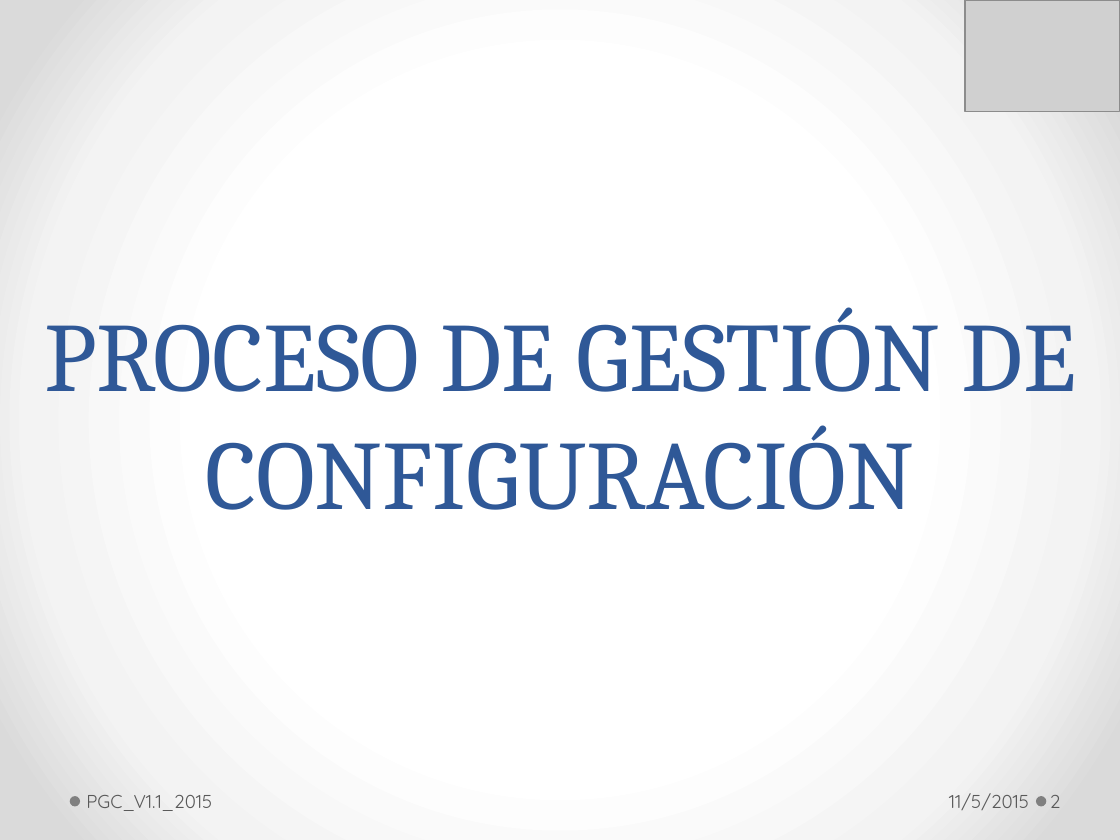
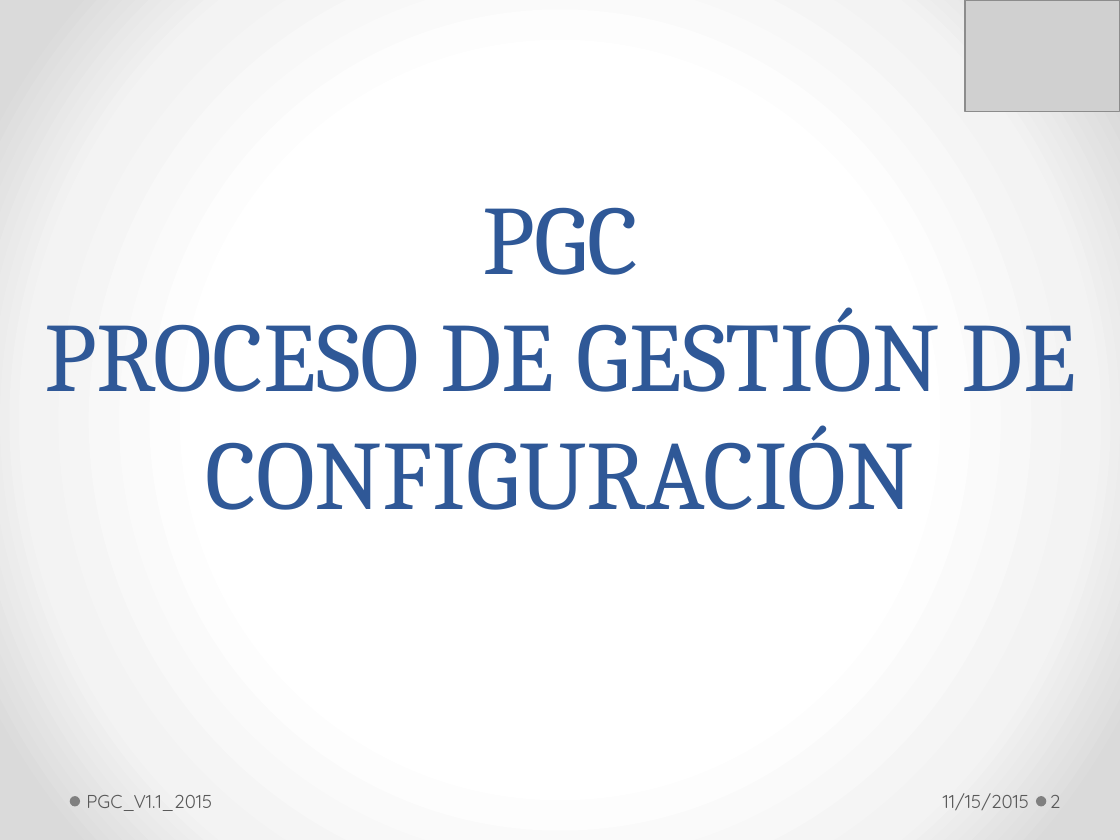
Before and after one commit to lowrider80/UTP-GPS-ALARM, a slide deck: slide 2 of Area_de_Proceso-CM/PGC/PGC_V1.1_2015.pptx. Drawn at 1120x840 pixels with LibreOffice and Linux fonts; fonts in the diff are those of the drawing; grey boxes stand for pictures. Boxes give left, top, right and bottom in pixels: in the first picture for what was removed or moved away, otherwise in the second. Text is boxed around its words. In the diff, an @@ line names an element or a change of style, - is before the commit and + after.

Commit message:
Proceso de Gestión de la Configuración

```diff
--- a/Area_de_Proceso-CM/PGC/PGC_V1.1_2015.pptx
+++ b/Area_de_Proceso-CM/PGC/PGC_V1.1_2015.pptx
@@ title at (x1=44, y1=207, x2=1076, y2=510): text changed @@
-PROCESO DE GESTIÓN DE CONFIGURACIÓN
+PGC
+PROCESO DE GESTIÓN DE CONFIGURACIÓN
@@ text at (x1=943, y1=793, x2=1029, y2=810): text changed @@
-11/5/2015
+11/15/2015
```
Also in this commit, not shown: 24 other slides changed.
